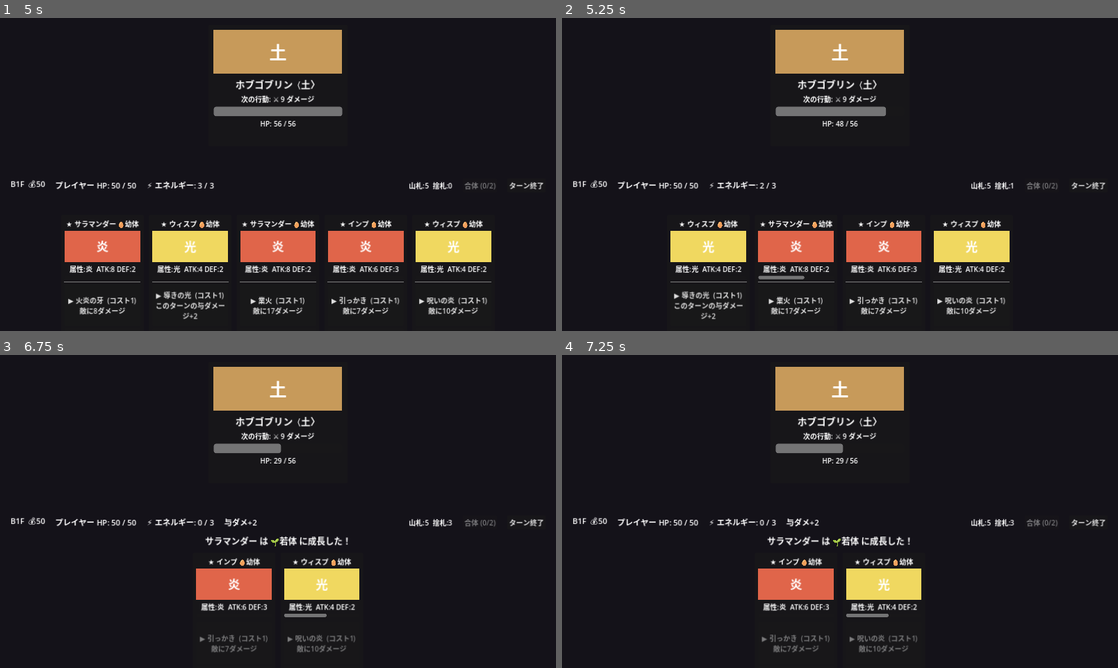
Above: before the commit, frames 1-4 (two rows, left to right).
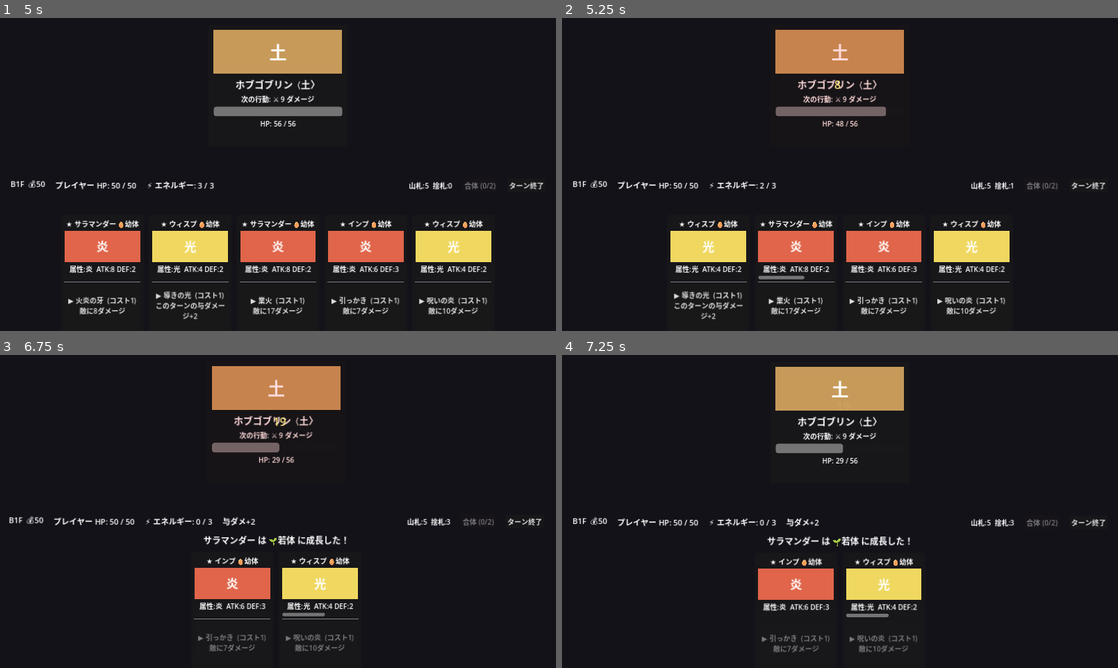
Above: after the commit, the same moments.

Repository: bakery48/mortal-pact
Game: Godot game, scene res://scenes/ui/title.tscn
Same seed, same stepped clock (60 frames per second), same inputs: the game is played once before the commit and once after it.
Inputs:
- Up to frame 1 (5 s): click "はじめから" at 0.5 s; click "設定" at 1.25 s; click "フルスクリーン" at 2 s; click "戻る" at 2.75 s; click "最初から" at 3.5 s; click "⚔ ホブゴブリン" at 4.25 s
- Up to frame 2 (5.25 s): click "▶ 火炎の牙 (コスト1) 敵に8ダメージ" at 5 s
- Up to frame 3 (6.75 s): click "▶ 導きの光 (コスト1) このターンの与ダメージ+2" at 5.75 s; click "▶ 業火 (コスト1) 敵に17ダメージ" at 6.5 s
- Up to frame 4 (7.25 s): no input

Frame 1 is identical in both runs. In frame 2, 0.2% of the frame differs, in the area x 42-57%, y 8-35%; in frame 3, 4.1%, in the area x 1-98%, y 3-96%; in frame 4, less than 0.1%.

Commit message:
戦闘エフェクト（演出）を追加
- ダメージ/回復/毒の数字ポップアップ（属性有利は大きめ＆色変化）
- 敵の被弾赤フラッシュ、take_damage系が実ダメージを返すように
- プレイヤー被弾で画面赤フラッシュ＆シェイク、毒は紫フラッシュ
- 敵の毒ダメージ・再生も数字ポップ
- battle_manager に _popup/_flash_screen/_screen_shake を追加
- README更新

https://claude.ai/code/session_01SGpNd8xjjtE9S1hYpNHnwi

Diff:
--- a/scenes/battle/battle_manager.gd
+++ b/scenes/battle/battle_manager.gd
@@ -42,6 +42,11 @@
 ## 合体候補として選択中のモンスター（最大2体）。
 var _fusion_selection: Array[MonsterData] = []
 
+# 演出用
+var _shake_target: Control
+var _shake_base := Vector2.ZERO
+var _shake_tween: Tween
+
 func _ready() -> void:
 	# ランから直接バトルを起動した場合のフォールバック（単体テスト用）。
 	if Run.deck.is_empty():
@@ -76,6 +81,7 @@
 	root.add_theme_constant_override("margin_top", 16)
 	root.add_theme_constant_override("margin_bottom", 16)
 	add_child(root)
+	_shake_target = root # 画面シェイク対象
 
 	var main := VBoxContainer.new()
 	main.add_theme_constant_override("separation", 12)
@@ -169,9 +175,11 @@
 	var pt := player_status.tick_turn()
 	if pt.poison > 0:
 		player_hp = maxi(0, player_hp - int(pt.poison))
-		_flash_message("毒で %d ダメージ" % int(pt.poison))
+		_popup(str(int(pt.poison)), _player_anchor(), Color(0.7, 0.5, 1.0))
+		_flash_screen(Color(0.5, 0.1, 0.6), 0.2)
 	if pt.regen > 0:
 		player_hp = mini(player_max_hp, player_hp + int(pt.regen))
+		_popup("+%d" % int(pt.regen), _player_anchor(), Color(0.5, 1.0, 0.5))
 	if player_hp <= 0:
 		_refresh()
 		_lose()
@@ -257,16 +265,21 @@
 			# 属性相性を反映（有利×1.5 / 不利×0.75）。
 			var mult := MonsterData.affinity(card_data.elements, enemy.element)
 			var dmg := roundi(base * mult)
-			if cmd.effect == CommandData.Effect.PIERCE:
-				enemy.take_damage_pierce(dmg)
-			else:
-				enemy.take_damage(dmg)
+			var dealt := enemy.take_damage_pierce(dmg) if cmd.effect == CommandData.Effect.PIERCE else enemy.take_damage(dmg)
+			enemy.flash_hit()
+			var dmg_color := Color(1.0, 0.5, 0.3) if mult > 1.0 else Color(1.0, 0.9, 0.5)
+			_popup(str(dealt), _enemy_center(), dmg_color, 32 if mult > 1.0 else 26)
+			if dealt >= 18:
+				_screen_shake(5.0)
 		CommandData.Effect.BUFF_ATK:
 			atk_buff += p
 		CommandData.Effect.DOUBLE_NEXT:
 			double_next = true
 		CommandData.Effect.HEAL:
-			player_hp = mini(player_max_hp, player_hp + p)
+			var healed := mini(player_max_hp, player_hp + p) - player_hp
+			player_hp += healed
+			if healed > 0:
+				_popup("+%d" % healed, _player_anchor(), Color(0.5, 1.0, 0.5))
 		CommandData.Effect.GUARD:
 			player_block += card_data.command_value(cmd) # 威力＋DEF補正
 		CommandData.Effect.WEAKEN:
@@ -291,10 +304,12 @@
 	# 敵の状態異常を処理（毒ダメージ・再生回復）。
 	var et := enemy.status.tick_turn()
 	if et.poison > 0:
-		enemy.take_fixed(int(et.poison))
-		_flash_message("%s は毒で %d ダメージ" % [enemy.enemy_name, int(et.poison)])
+		var pd := enemy.take_fixed(int(et.poison))
+		enemy.flash_hit()
+		_popup(str(pd), _enemy_center(), Color(0.7, 0.5, 1.0))
 	if et.regen > 0:
 		enemy.heal(int(et.regen))
+		_popup("+%d" % int(et.regen), _enemy_center(), Color(0.5, 1.0, 0.5))
 	_refresh()
 	if enemy.is_dead():
 		_win()
@@ -309,7 +324,7 @@
 		var dmg := enemy.execute()
 		if enemy.intent_type == EnemyUI.Intent.POISON:
 			player_status.add(StatusSet.Status.POISON, enemy.intent_value)
-			_flash_message("毒 %d を受けた" % enemy.intent_value)
+			_popup("毒%d" % enemy.intent_value, _player_anchor(), Color(0.7, 0.5, 1.0))
 		elif dmg > 0:
 			# プレイヤーのブロックで軽減する。
 			var actual := maxi(0, dmg - player_block)
@@ -317,6 +332,9 @@
 			if actual > 0:
 				player_hp = maxi(0, player_hp - actual)
 				Audio.play_se("hit")
+				_popup(str(actual), _player_anchor(), Color(1.0, 0.45, 0.45), 30)
+				_flash_screen(Color(0.8, 0.1, 0.1))
+				_screen_shake(8.0)
 	_refresh()
 	if player_hp <= 0:
 		_lose()
@@ -497,6 +515,57 @@
 
 # --- 表示更新・終了処理 -----------------------------------------------------
 
+# --- 演出（エフェクト）-----------------------------------------------------
+
+func _enemy_center() -> Vector2:
+	if enemy != null and is_instance_valid(enemy):
+		return enemy.get_global_rect().get_center()
+	return size * 0.5
+
+func _player_anchor() -> Vector2:
+	if _hp_label != null:
+		return _hp_label.get_global_rect().get_center() + Vector2(0, 28)
+	return Vector2(size.x * 0.3, size.y * 0.6)
+
+## ダメージ・回復などの数字をその場にポップさせる。
+func _popup(text: String, at: Vector2, color: Color, font_size := 26) -> void:
+	var l := Label.new()
+	l.text = text
+	l.add_theme_color_override("font_color", color)
+	l.add_theme_font_size_override("font_size", font_size)
+	l.z_index = 100
+	l.mouse_filter = Control.MOUSE_FILTER_IGNORE
+	add_child(l)
+	l.global_position = at - Vector2(12, 12)
+	var t := create_tween()
+	t.tween_property(l, "position", l.position + Vector2(randf_range(-10, 10), -46), 0.6).set_trans(Tween.TRANS_SINE)
+	t.parallel().tween_property(l, "modulate:a", 0.0, 0.6).set_delay(0.15)
+	t.tween_callback(l.queue_free)
+
+## 画面全体を一瞬その色で覆ってフェードさせる（被弾＝赤など）。
+func _flash_screen(color: Color, strength := 0.32) -> void:
+	var r := ColorRect.new()
+	r.color = Color(color.r, color.g, color.b, strength)
+	r.set_anchors_and_offsets_preset(Control.PRESET_FULL_RECT)
+	r.mouse_filter = Control.MOUSE_FILTER_IGNORE
+	r.z_index = 90
+	add_child(r)
+	var t := create_tween()
+	t.tween_property(r, "color:a", 0.0, 0.4)
+	t.tween_callback(r.queue_free)
+
+func _screen_shake(intensity := 8.0) -> void:
+	if _shake_target == null:
+		return
+	if _shake_tween != null and _shake_tween.is_valid():
+		_shake_tween.kill()
+	_shake_target.position = _shake_base
+	_shake_tween = create_tween()
+	for i in range(5):
+		var off := Vector2(randf_range(-intensity, intensity), randf_range(-intensity, intensity))
+		_shake_tween.tween_property(_shake_target, "position", _shake_base + off, 0.04)
+	_shake_tween.tween_property(_shake_target, "position", _shake_base, 0.05)
+
 ## 画面中央下にイベント文を表示し、しばらくしてフェードアウトさせる。
 func _flash_message(text: String) -> void:
 	_event_label.text = text
--- a/scenes/battle/enemy.gd
+++ b/scenes/battle/enemy.gd
@@ -141,24 +141,36 @@
 	block = 0
 	_update()
 
-func take_damage(amount: int) -> void:
+func take_damage(amount: int) -> int:
 	var remaining := roundi(amount * status.damage_multiplier()) # 炎上中は被ダメ増加
 	if block > 0:
 		var absorbed := mini(block, remaining)
 		block -= absorbed
 		remaining -= absorbed
+	var before := hp
 	hp = maxi(0, hp - remaining)
 	_update()
+	return before - hp
 
 ## ブロックを無視してダメージを与える（貫通攻撃）。
-func take_damage_pierce(amount: int) -> void:
+func take_damage_pierce(amount: int) -> int:
+	var before := hp
 	hp = maxi(0, hp - roundi(amount * status.damage_multiplier()))
 	_update()
+	return before - hp
 
 ## 毒など、ブロック・炎上補正を無視する固定ダメージ。
-func take_fixed(amount: int) -> void:
+func take_fixed(amount: int) -> int:
+	var before := hp
 	hp = maxi(0, hp - amount)
 	_update()
+	return before - hp
+
+## 被弾時に赤く点滅する。
+func flash_hit() -> void:
+	modulate = Color(1.0, 0.45, 0.45)
+	var t := create_tween()
+	t.tween_property(self, "modulate", Color.WHITE, 0.25)
 
 func heal(amount: int) -> void:
 	hp = mini(max_hp, hp + amount)
Not shown, changed: README.md
